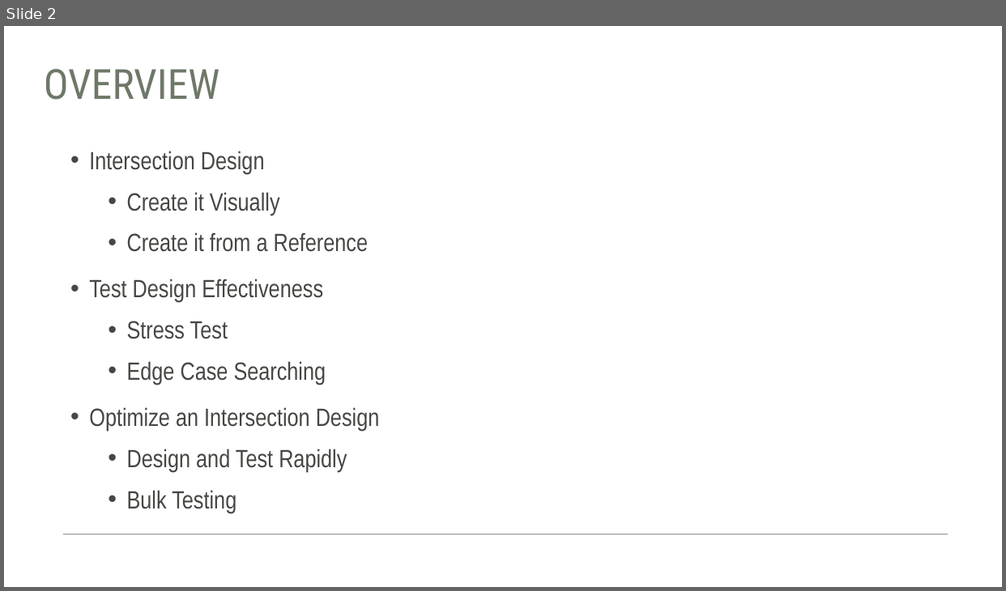
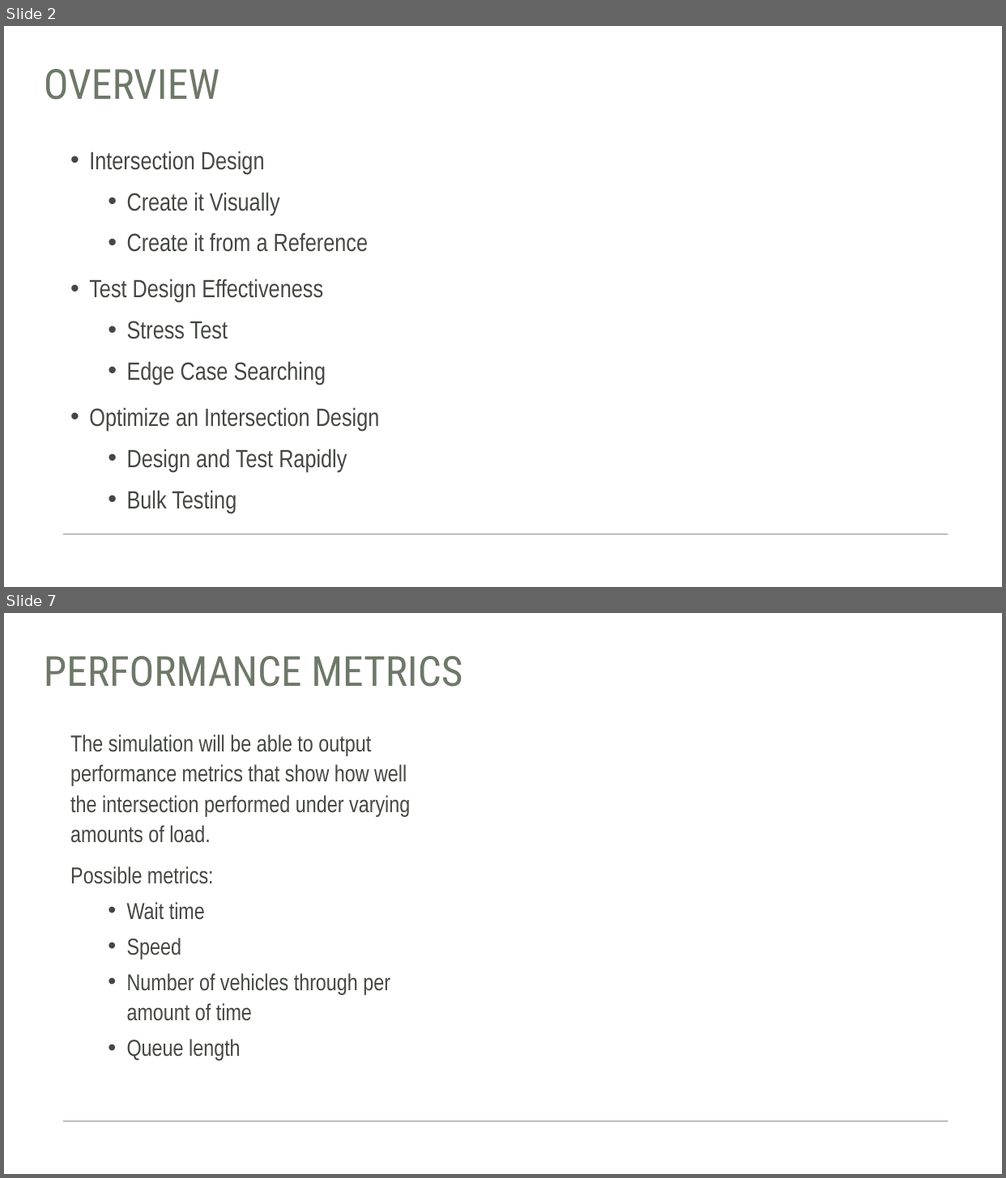
Before and after one commit to Team-Gala-JP/Team-Gala-JP, a slide deck: Traffic Sim.pptx. Shown one above the other, each under a label of ours: slide 2 before the commit, slides 2 and 7 after it; the slides between them are not shown. The pictures are 1006x591 and 1006x1178 pixels, drawn with LibreOffice and Linux fonts; fonts in the diff are those of the drawing. Boxes give left, top, right and bottom in pixels: in the first picture for what was removed or moved away, otherwise in the second. Text is boxed around its words. In the diff, an @@ line names an element or a change of style, - is before the commit and + after.

```diff
--- a/Traffic Sim.pptx
+++ b/Traffic Sim.pptx
@@ slide 7 added at bbox=[4, 613, 1002, 1174], background #FFFFFF; not listed: 1 template element that a slide beside it also shows @@
@@ title added at bbox=[44, 656, 462, 687], 40 pt, text #6E7868 @@
+PERFORMANCE METRICS
@@ text added at bbox=[70, 735, 410, 1061], 22.2 pt, text #444742 @@
+The simulation will be able to output performance metrics that show how well the intersection performed under varying amounts of load.
+Possible metrics:
+  • Wait time
+  • Speed
+  • Number of vehicles through per amount of time
+  • Queue length
```
Also in this commit, not shown: 4 other slides added.
